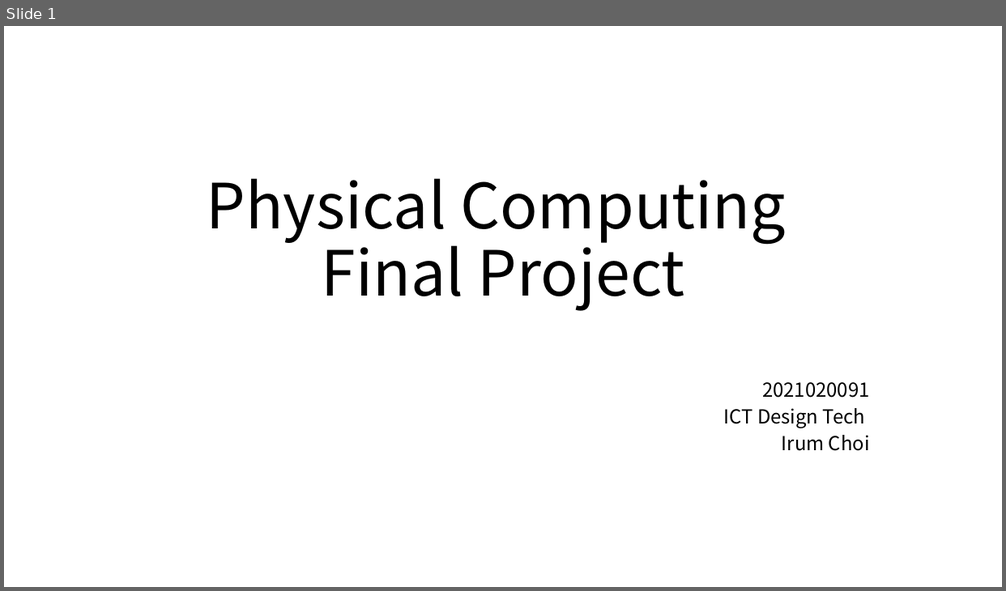
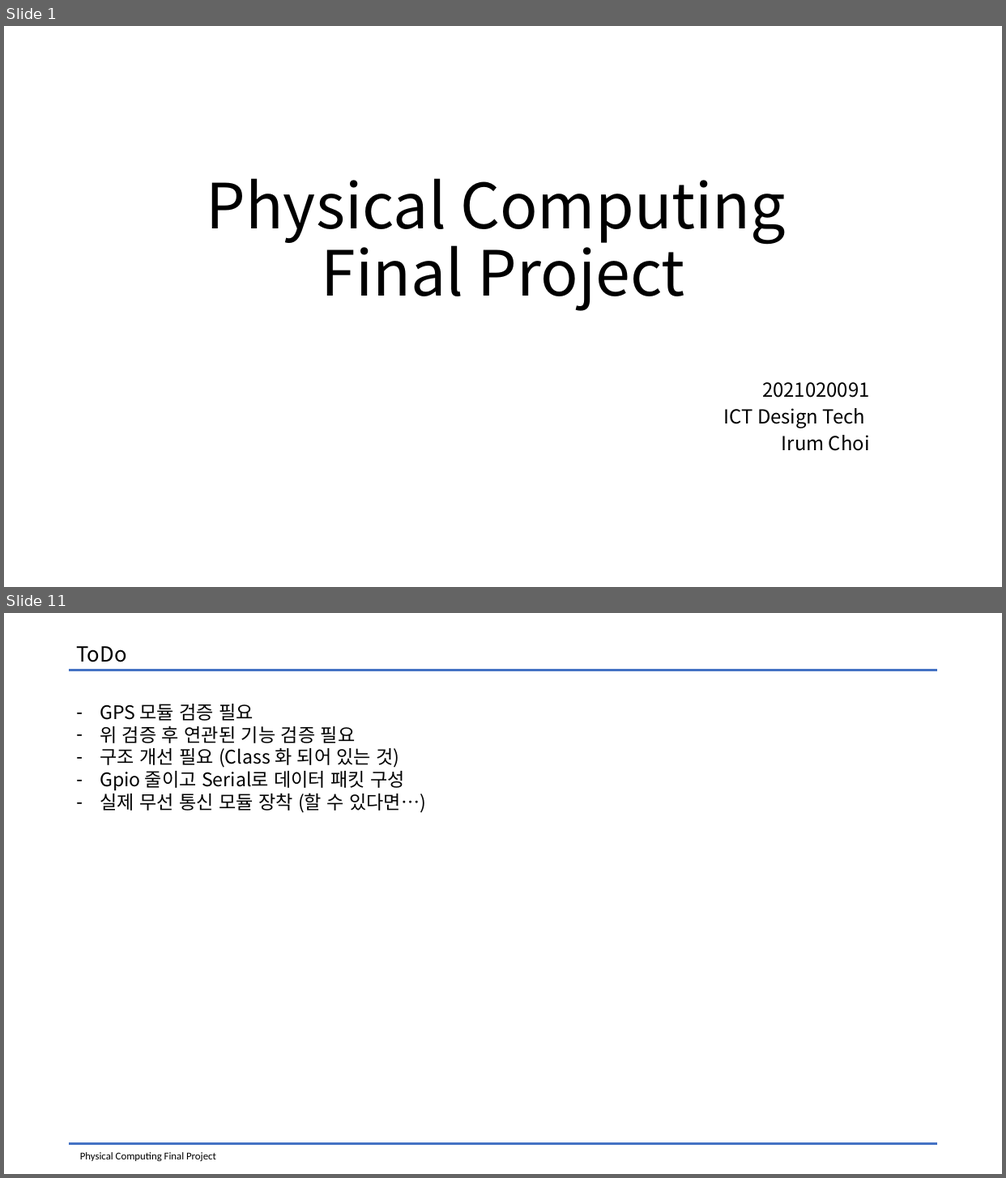
Before and after one commit to kimkyowon/Physical_Computing_Final, a slide deck: Physical_Computing/Documents/Physical Computing_Prototype.pptx. Shown one above the other, each under a label of ours: slide 1 before the commit, slides 1 and 11 after it; the slides between them are not shown. The pictures are 1006x591 and 1006x1178 pixels, drawn with LibreOffice and Linux fonts; fonts in the diff are those of the drawing. Boxes give left, top, right and bottom in pixels: in the first picture for what was removed or moved away, otherwise in the second. Text is boxed around its words. In the diff, an @@ line names an element or a change of style, - is before the commit and + after.

```diff
--- a/Physical_Computing/Documents/Physical Computing_Prototype.pptx
+++ b/Physical_Computing/Documents/Physical Computing_Prototype.pptx
@@ slide 11 added at box(4, 613, 1002, 1174), background #FFFFFF @@
@@ text added at box(76, 646, 126, 662), 20 pt, text #000000 @@
+ToDo
@@ line added from (69, 670) to (937, 670), #4472C4 2.5 pt @@
@@ text added at box(100, 704, 426, 813), 18 pt, text #000000 @@
+– GPS 모듈 검증 필요
+– 위 검증 후 연관된 기능 검증 필요
+– 구조 개선 필요 (Class 화 되어 있는 것)
+– Gpio 줄이고 Serial로 데이터 패킷 구성
+– 실제 무선 통신 모듈 장착 (할 수 있다면…)
@@ line added from (69, 1144) to (937, 1144), #4472C4 2.5 pt @@
@@ text added at box(80, 1152, 216, 1162), 10 pt, text #000000 @@
+Physical Computing Final Project
```
Also in this commit, not shown: 9 other slides added, 4 slides removed, 17 other files.
